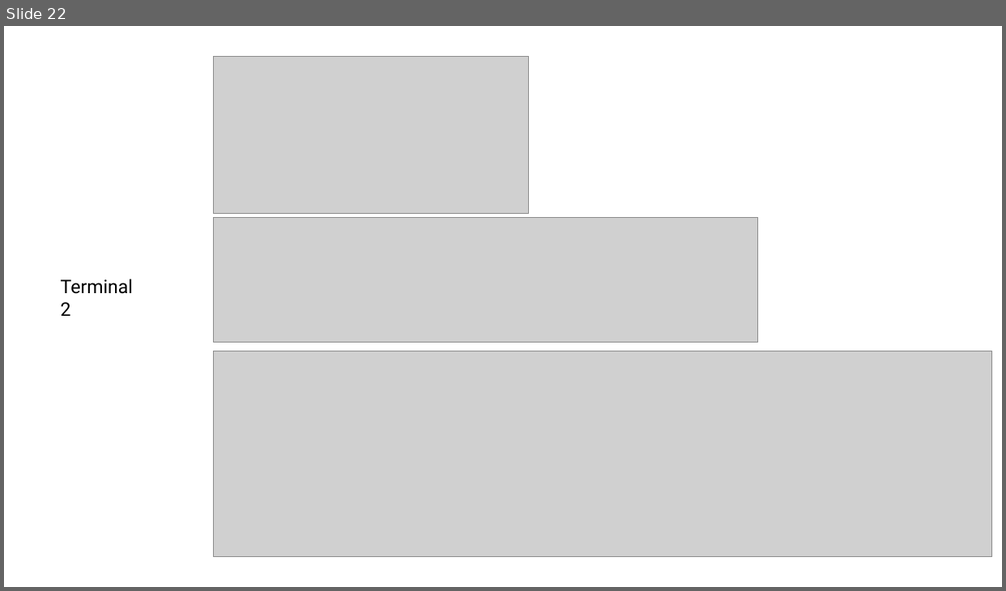
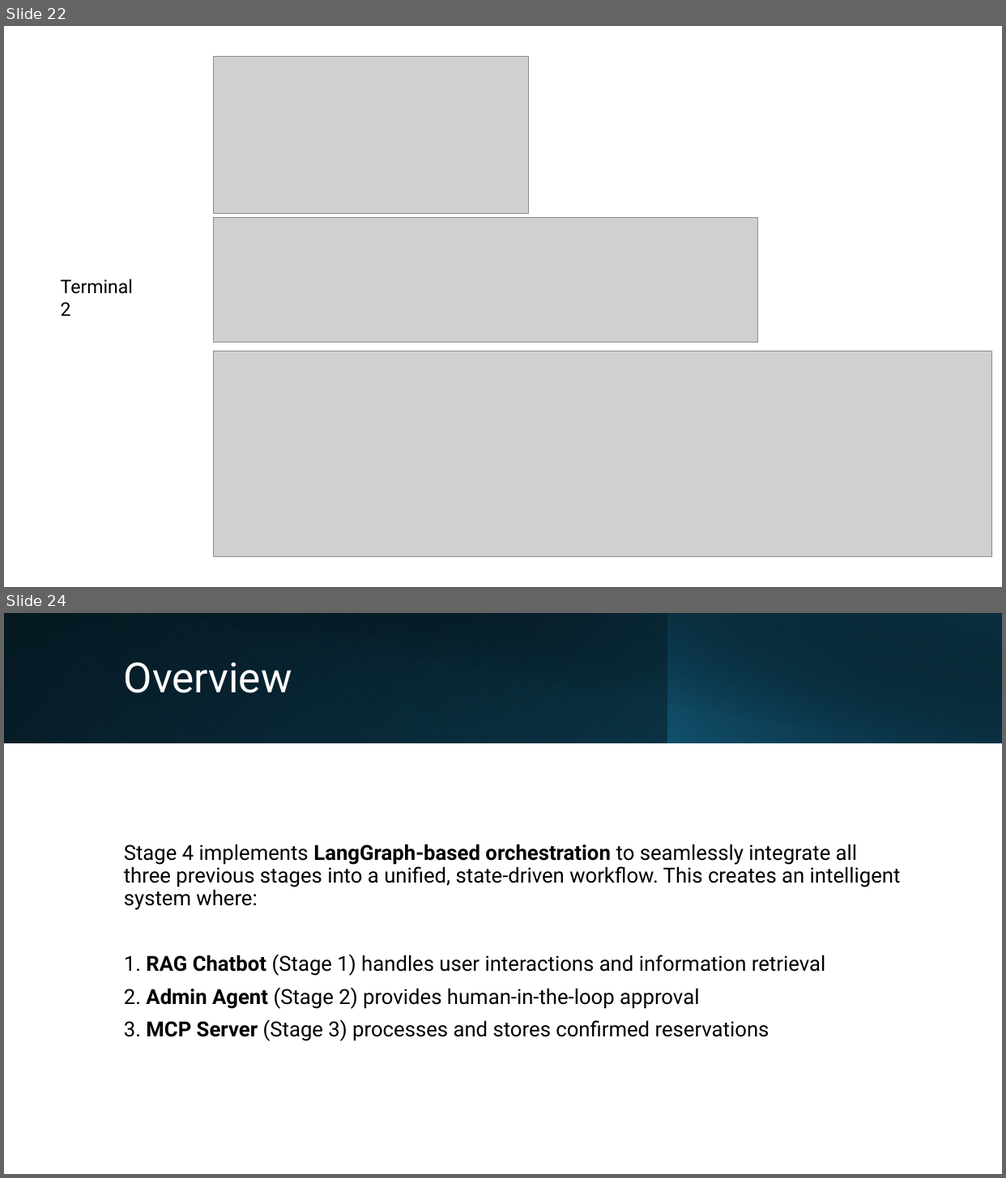
Before and after one commit to trilokiDA/parking_space_reservation_chatbot, a slide deck: Chatbot-parking sapce reservation.pptx. Shown one above the other, each under a label of ours: slide 22 before the commit, slides 22 and 24 after it; the slides between them are not shown. The pictures are 1006x591 and 1006x1178 pixels, drawn with LibreOffice and Linux fonts; fonts in the diff are those of the drawing; grey boxes stand for pictures. Boxes give left, top, right and bottom in pixels: in the first picture for what was removed or moved away, otherwise in the second. Text is boxed around its words. In the diff, an @@ line names an element or a change of style, - is before the commit and + after.

Commit message:
stage 4 ppt

```diff
--- a/Chatbot-parking sapce reservation.pptx
+++ b/Chatbot-parking sapce reservation.pptx
@@ slide 24 added at (4, 613, 1002, 1174), background #FFFFFF @@
@@ rectangle added at (4, 613, 1002, 743), fill gradient #000000 to #104862 @@
@@ rectangle added at (4, 613, 669, 743), fill gradient #156082 to #0B3041 @@
@@ rectangle added at (41, 613, 1002, 744), fill gradient #000000 to #0B3041 @@
@@ rectangle added at (668, 613, 1002, 743), fill gradient #156082 to #000000 @@
@@ title added at (124, 662, 292, 693), 40 pt, text #FFFFFF @@
+Overview
@@ text added at (124, 844, 901, 1041), 20 pt, text #000000 @@
+Stage 4 implements LangGraph-based orchestration to seamlessly integrate all three previous stages into a unified, state-driven workflow. This creates an intelligent system where:
+1. RAG Chatbot (Stage 1) handles user interactions and information retrieval
+2. Admin Agent (Stage 2) provides human-in-the-loop approval
+3. MCP Server (Stage 3) processes and stores confirmed reservations
```
Also in this commit, not shown: 1 slide changed, 5 other slides added, 1 other file.
